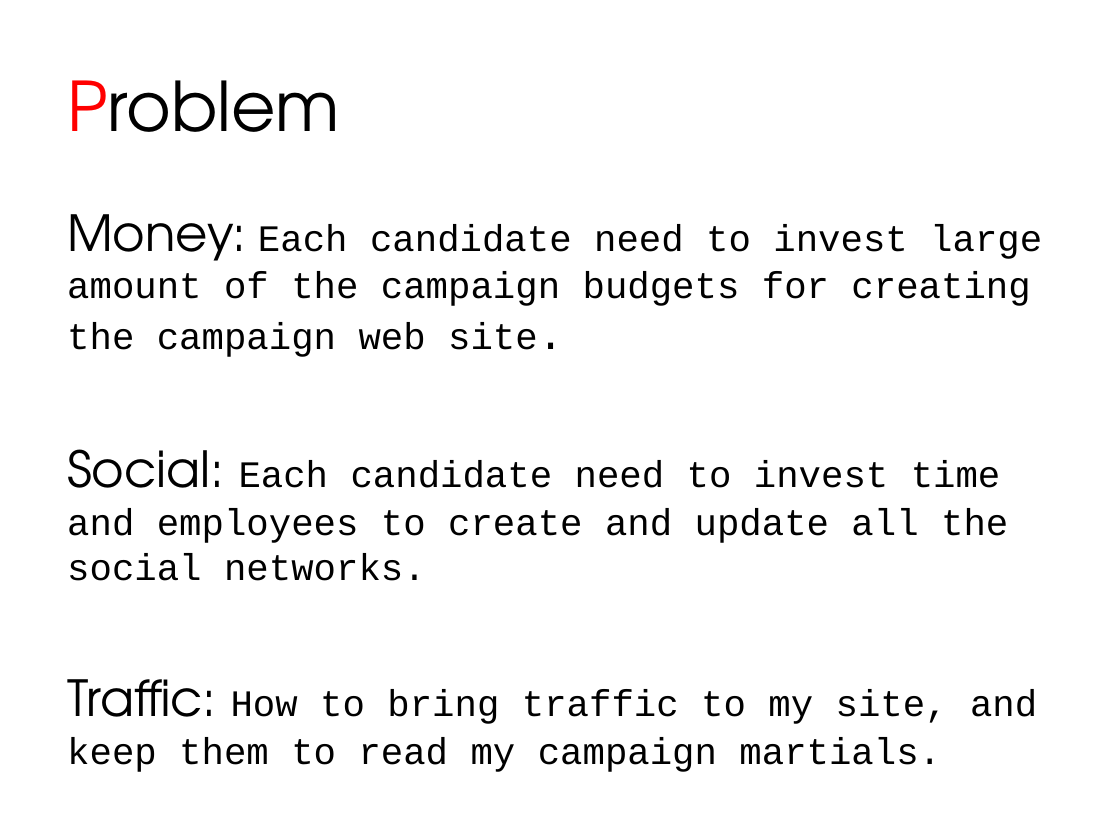
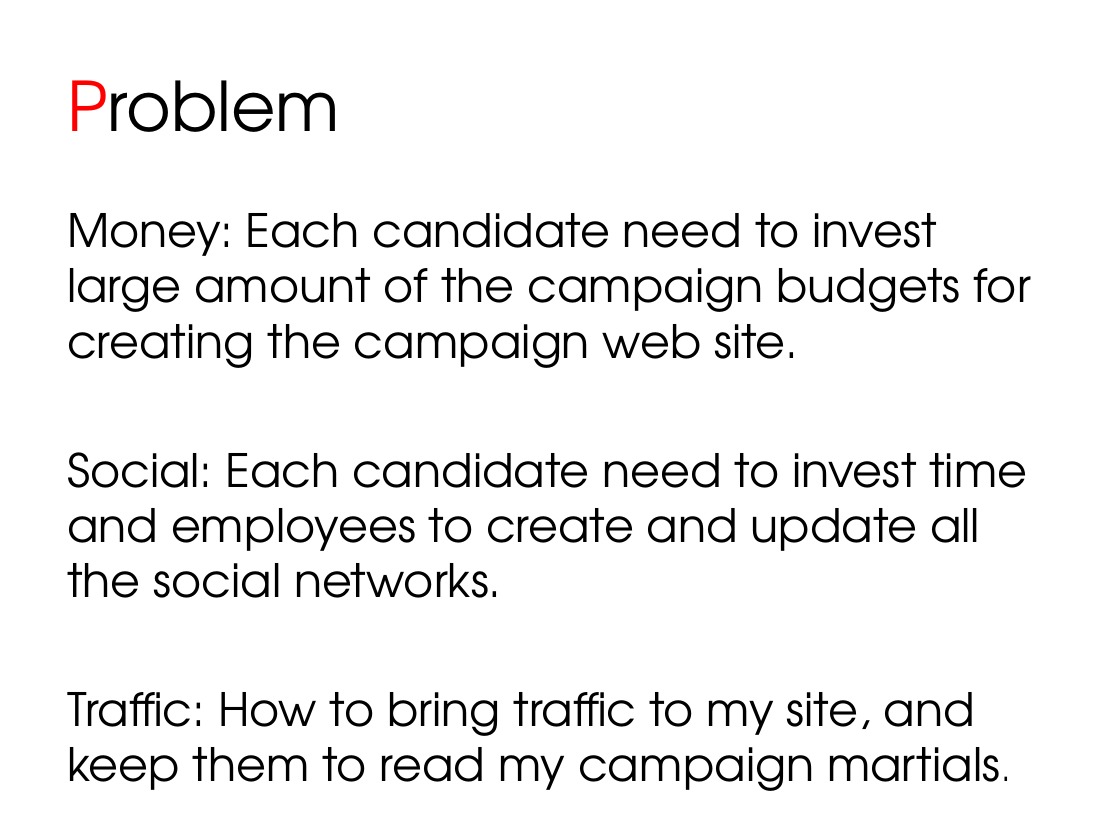
Before and after one commit to teamco/election, a slide deck: slide 2 of design/Appolitics/APPolitics.com-Pitch.pptx. Drawn at 1120x840 pixels with LibreOffice and Linux fonts; fonts in the diff are those of the drawing. Boxes give left, top, right and bottom in pixels: in the first picture for what was removed or moved away, otherwise in the second. Text is boxed around its words. In the diff, an @@ line names an element or a change of style, - is before the commit and + after.

Commit message:
campaign desgin

```diff
--- a/design/Appolitics/APPolitics.com-Pitch.pptx
+++ b/design/Appolitics/APPolitics.com-Pitch.pptx
@@ text "Money: Each candidate need to ..." at (67, 213, 1031, 791): size 32 to 29.6 pt in "Money:", "Social:", "Traffic:"; size 24 to 29.6 pt, font Courier New to TeX Gyre Adventor; size 28 to 29.6 pt in "site."; size 24 to 22.2 pt in "martials."; more space between paragraphs @@
```
Also in this commit, not shown: 2 other slides changed, 15 other files.
